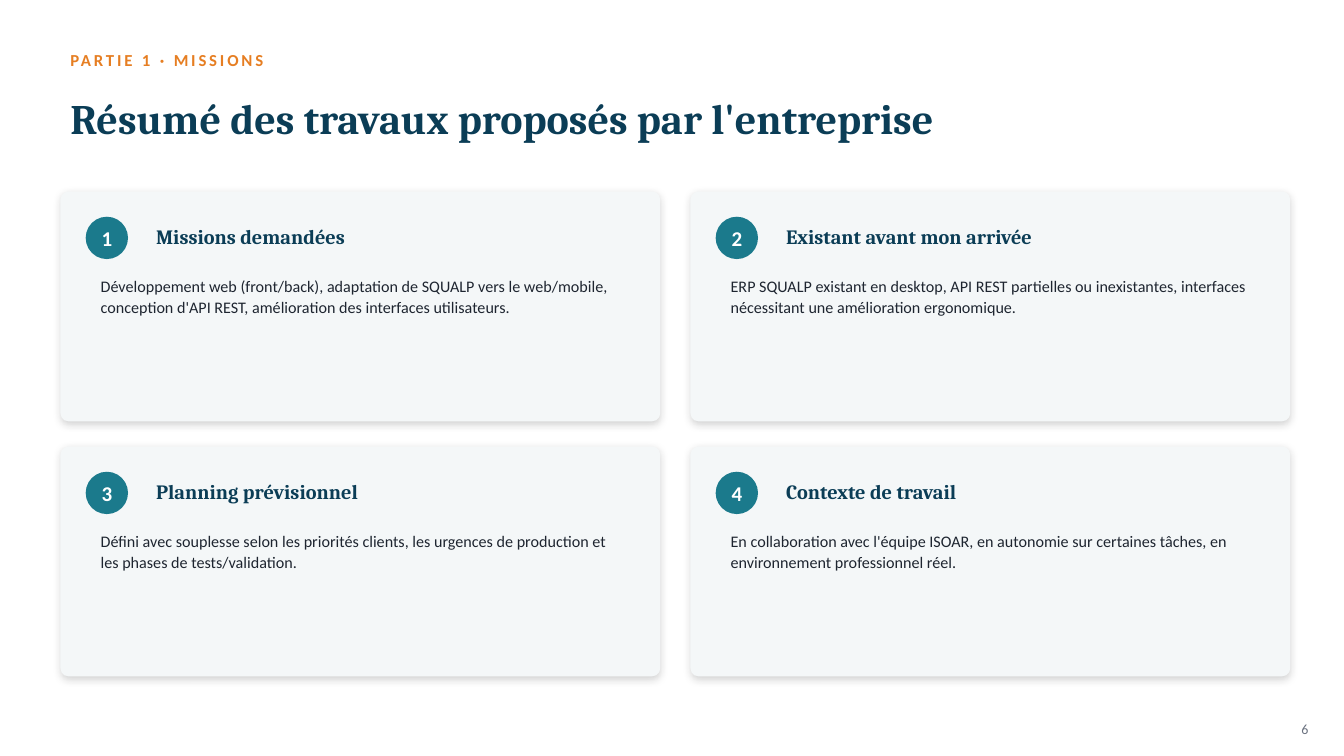
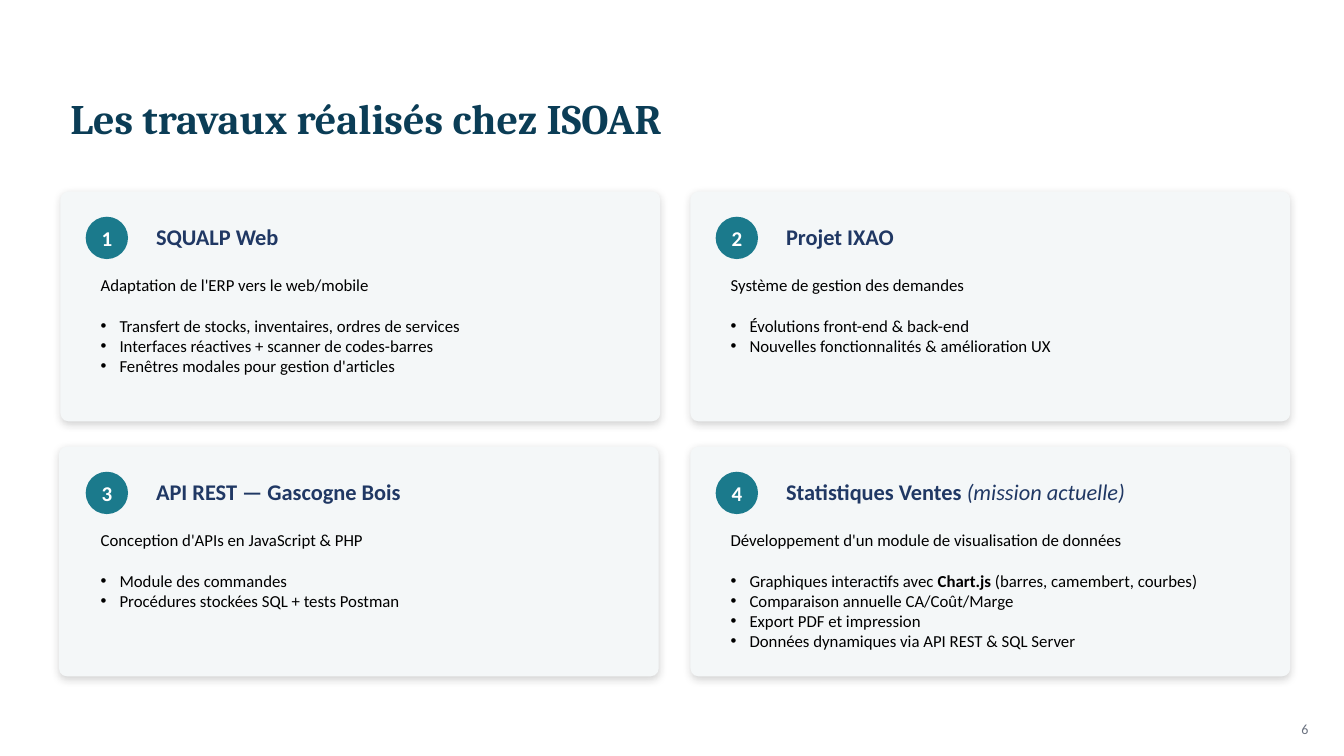
Before and after one commit to lamia-bel/HEAT2VALUE, a slide deck: slide 6 of soutenance/output.pptx. Drawn at 1344x756 pixels with LibreOffice and Linux fonts; fonts in the diff are those of the drawing. Boxes give left, top, right and bottom in pixels: in the first picture for what was removed or moved away, otherwise in the second. Text is boxed around its words. In the diff, an @@ line names an element or a change of style, - is before the commit and + after.

```diff
--- a/soutenance/output.pptx
+++ b/soutenance/output.pptx
@@ text removed at (142,55,150,66) @@
-PARTIE 1 · MISSIONS
@@ text at (70,104,662,135): text changed @@
-Résumé des travaux proposés par l'entreprise
+Les travaux réalisés chez ISOAR
@@ text at (156,229,279,248): text changed; size 14.5 to 16 pt; font Cambria to Calibri; text colour #0B3D56 to #203864 @@
-Missions demandées
+SQUALP Web
@@ text at (786,229,894,249): text changed; size 14.5 to 16 pt; font Cambria to Calibri; text colour #0B3D56 to #203864 @@
-Existant avant mon arrivée
+Projet IXAO
@@ text at (101,279,459,375): text changed; size 11.5 to 12 pt; text colour #1E2530 to #000000 @@
-Développement web (front/back), adaptation de SQUALP vers le web/mobile, conception d'API REST, amélioration des interfaces utilisateurs.
+Adaptation de l'ERP vers le web/mobile
+• Transfert de stocks, inventaires, ordres de services
+• Interfaces réactives + scanner de codes-barres
+• Fenêtres modales pour gestion d'articles
@@ text at (731,279,1050,352): text changed; size 11.5 to 12 pt; text colour #1E2530 to #000000 @@
-ERP SQUALP existant en desktop, API REST partielles ou inexistantes, interfaces nécessitant une amélioration ergonomique.
+Système de gestion des demandes
+• Évolutions front-end & back-end
+• Nouvelles fonctionnalités & amélioration UX
@@ text at (156,484,401,504): text changed; size 14.5 to 16 pt; font Cambria to Calibri; text colour #0B3D56 to #203864 @@
-Planning prévisionnel
+API REST — Gascogne Bois
@@ text at (786,484,1125,504): text changed; size 14.5 to 16 pt; font Cambria to Calibri; text colour #0B3D56 to #203864 @@
-Contexte de travail
+Statistiques Ventes (mission actuelle)
@@ text at (101,534,399,610): text changed; size 11.5 to 12 pt; text colour #1E2530 to #000000 @@
-Défini avec souplesse selon les priorités clients, les urgences de production et les phases de tests/validation.
+Conception d'APIs en JavaScript & PHP
+• Module des commandes
+• Procédures stockées SQL + tests Postman
@@ text at (731,534,1197,650): text changed; size 11.5 to 12 pt; text colour #1E2530 to #000000 @@
-En collaboration avec l'équipe ISOAR, en autonomie sur certaines tâches, en environnement professionnel réel.
+Développement d'un module de visualisation de données
+• Graphiques interactifs avec Chart.js (barres, camembert, courbes)
+• Comparaison annuelle CA/Coût/Marge
+• Export PDF et impression
+• Données dynamiques via API REST & SQL Server
```
Also in this commit, not shown: 6 other slides changed, 1 slide removed, 1 other file.
